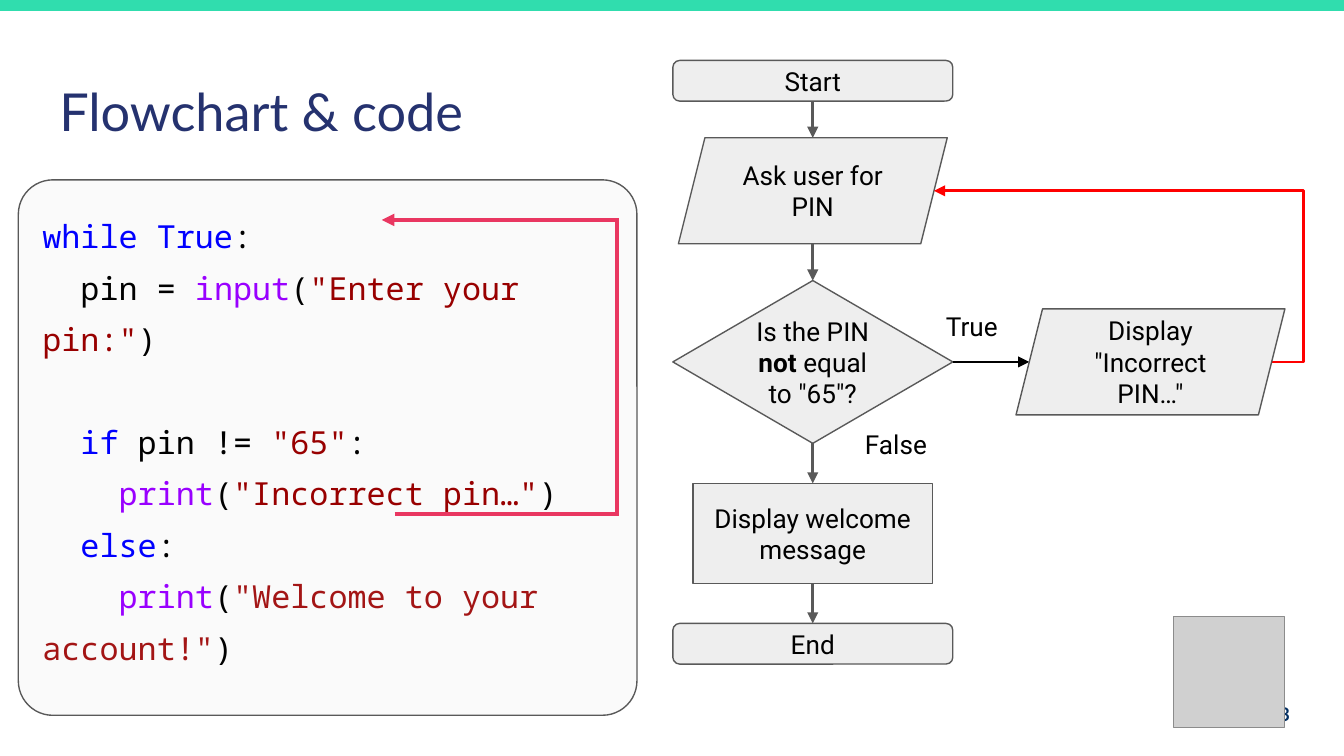
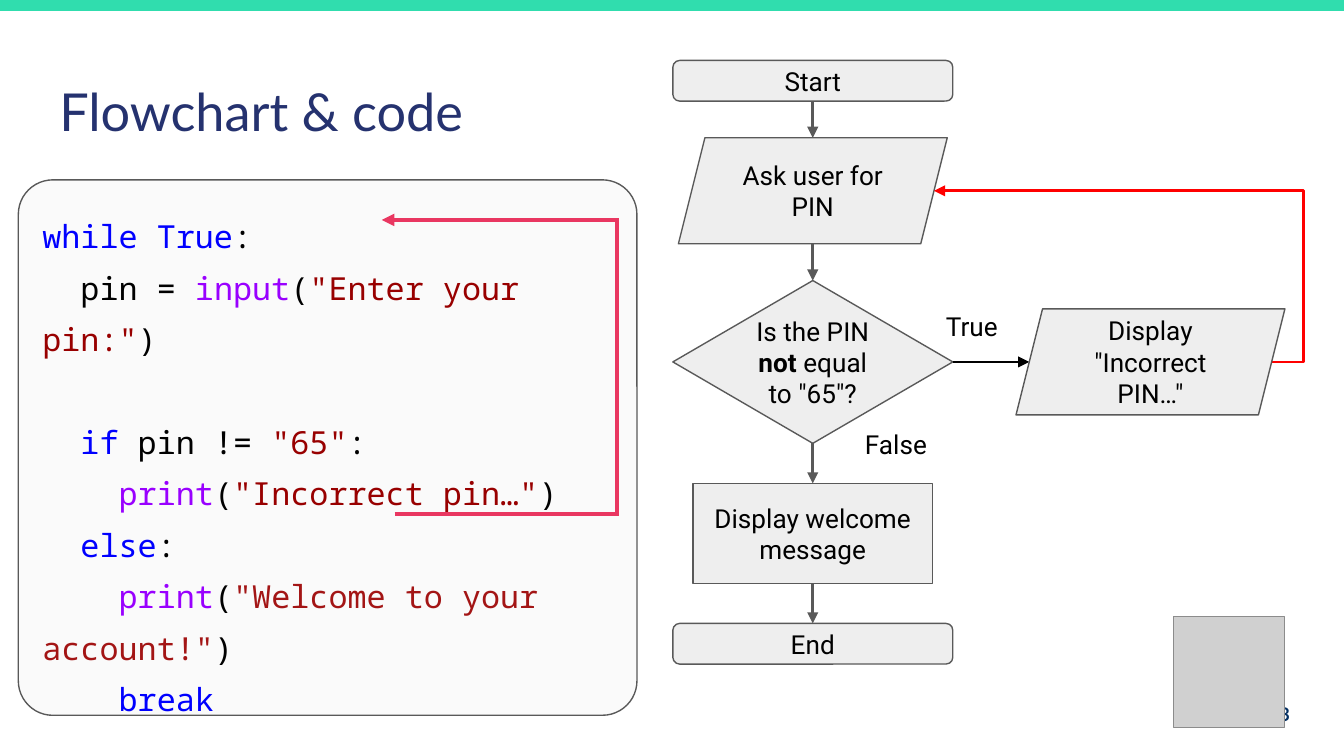
Before and after one commit to duari132/7iec-intro-coding, a slide deck: slide 53 of Lesson-6-Round-and-Round-We-Go/Lesson-6-Round-and-Round-We-Go.pptx. Drawn at 1344x756 pixels with LibreOffice and Linux fonts; fonts in the diff are those of the drawing; grey boxes stand for pictures. Boxes give left, top, right and bottom in pixels: in the first picture for what was removed or moved away, otherwise in the second. Text is boxed around its words. In the diff, an @@ line names an element or a change of style, - is before the commit and + after.

```diff
--- a/Lesson-6-Round-and-Round-We-Go/Lesson-6-Round-and-Round-We-Go.pptx
+++ b/Lesson-6-Round-and-Round-We-Go/Lesson-6-Round-and-Round-We-Go.pptx
@@ text at [119, 687, 214, 716]: paragraph added @@
+break
```
Also in this commit, not shown: 1 other slide changed, 2 slides removed, 10 other files.
